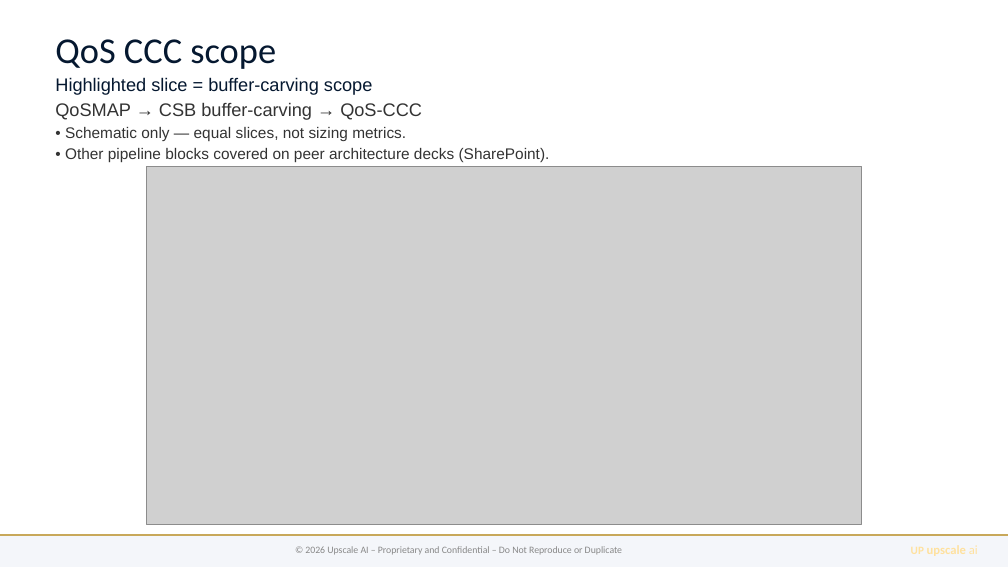
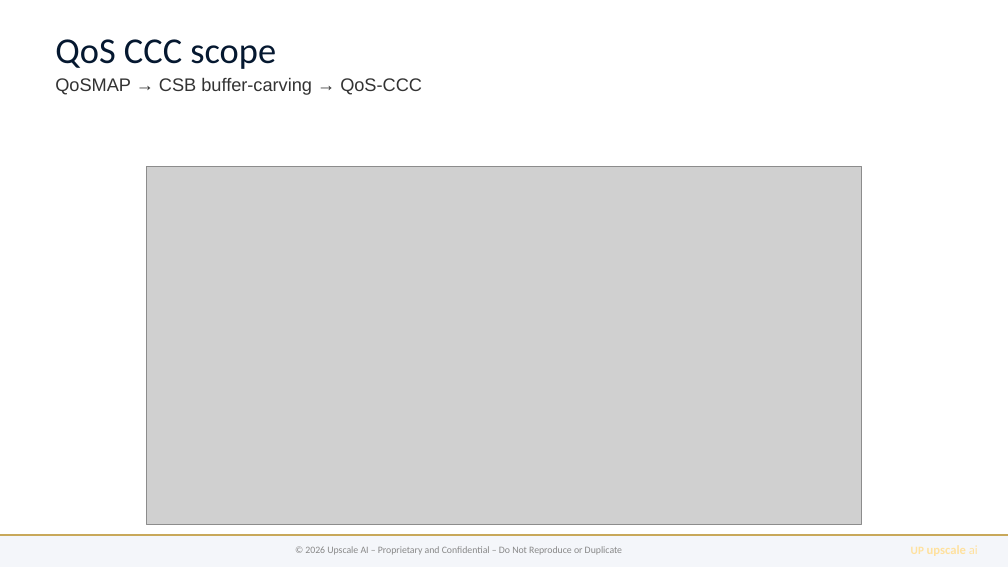
Before and after one commit to upscale-ai-network/agent-template, a slide deck: slide 3 of dt122/bugatti-qos-ccc.pptx. Drawn at 1008x567 pixels with LibreOffice and Linux fonts; fonts in the diff are those of the drawing; grey boxes stand for pictures. Boxes give left, top, right and bottom in pixels: in the first picture for what was removed or moved away, otherwise in the second. Text is boxed around its words. In the diff, an @@ line names an element or a change of style, - is before the commit and + after.

```diff
--- a/dt122/bugatti-qos-ccc.pptx
+++ b/dt122/bugatti-qos-ccc.pptx
@@ text at box(55, 77, 372, 95): paragraph removed @@
-Highlighted slice = buffer-carving scope
@@ text at box(65, 127, 550, 162): paragraphs removed @@
-• Schematic only — equal slices, not sizing metrics.
-• Other pipeline blocks covered on peer architecture decks (SharePoint).
```
Also in this commit, not shown: 7 other slides changed, 16 other files.
